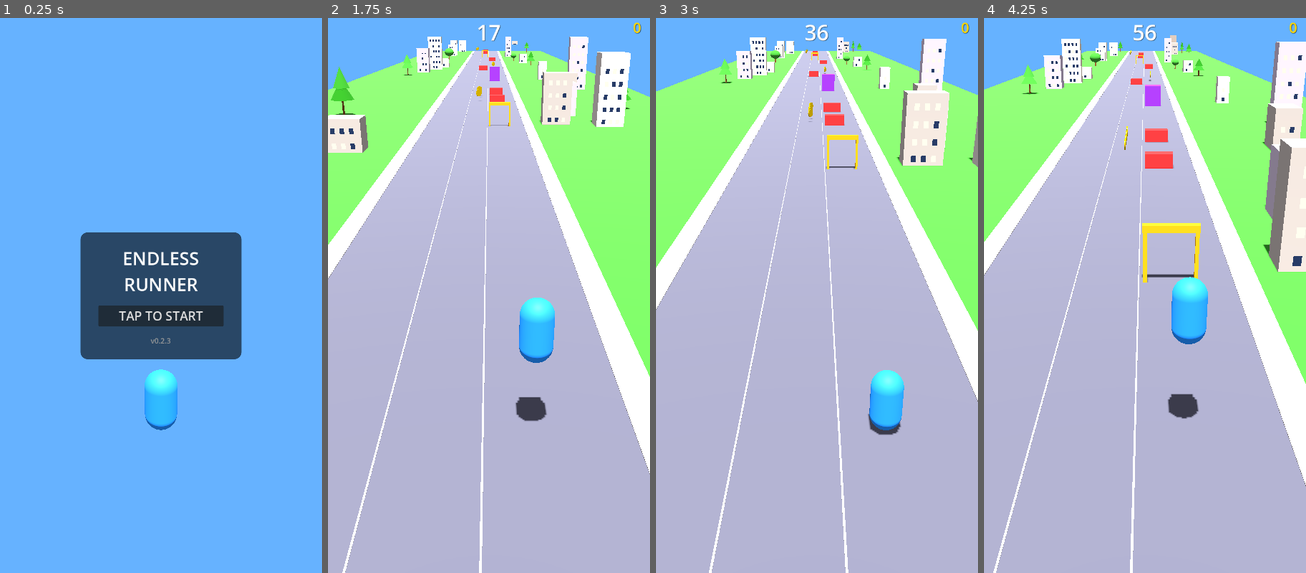
Above: before the commit, frames 1-4 (left to right).
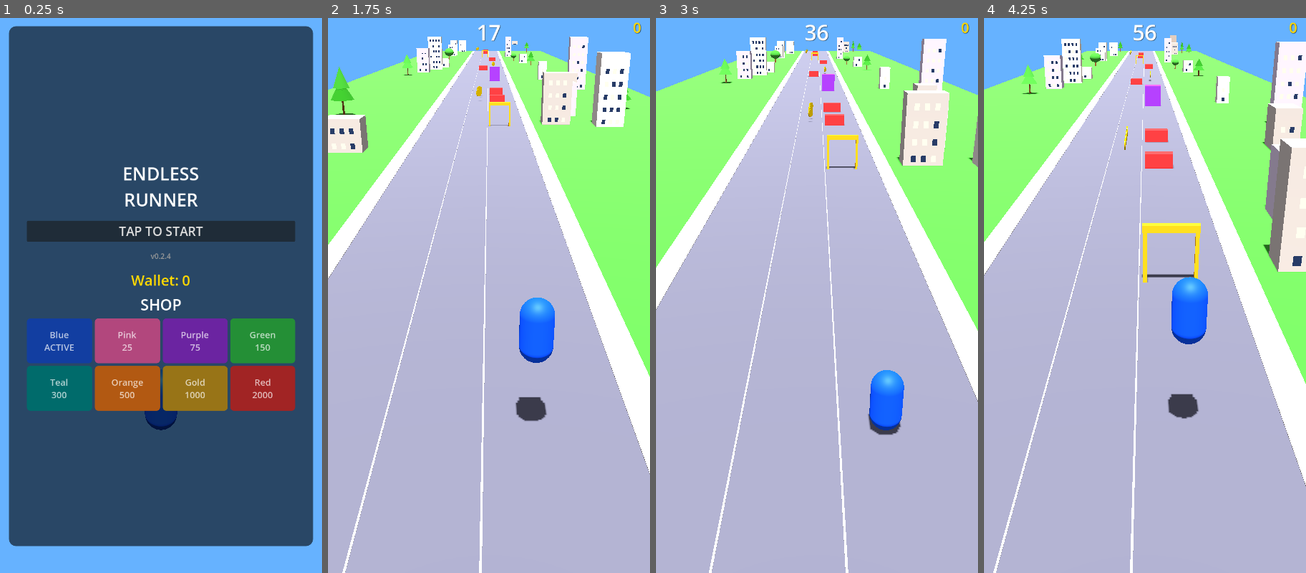
Above: after the commit, the same moments.

Repository: mikhailshilkov/endless-runner
Game: Godot game, scene res://scenes/main.tscn
The game is run twice, just before and just after one commit, with the same random seed, the same clock (stepped at 60 frames per second) and the same inputs.
Inputs (mouse positions are in pixels of both pictures, inside the frame that each line leads up to):
- Up to frame 1 (0.25 s): no input
- Up to frame 2 (1.75 s): click "TAP TO START" at 0.5 s; move the mouse to (559, 256) at 1.27 s; hold D (move_right) from 1.28 s (still down); hold S (slide) from 1.28 s (still down); click (559, 256) at 1.42 s; tap Space (jump) at 1.52 s
- Up to frame 3 (3 s): move the mouse to (752, 312) at 2.02 s; release D (move_right) at 2.03 s; release S (slide) at 2.03 s; hold A (move_left) 2.03-2.78 s; tap S (slide) at 2.1 s; click (752, 312) at 2.17 s; tap Space (jump) at 2.27 s; move the mouse to (849, 162) at 2.77 s; hold D (move_right) from 2.78 s (still down); hold S (slide) from 2.78 s (still down); click (849, 162) at 2.92 s
- Up to frame 4 (4.25 s): keep holding D (move_right); move the mouse to (1128, 400) at 3.52 s; release S (slide) at 3.53 s; tap S (slide) at 3.6 s; click (1128, 400) at 3.67 s; tap Space (jump) at 3.77 s

The runs differ from the first frame. In frame 1, 83% of the frame differs, in the area x 2-98%, y 1-96%; in frame 2, 1.1%; in frame 3, 1.0%; in frame 4, 1.2%.

Commit message:
v0.2.4: Shop UI improvements, reordered skins, font bump
Co-Authored-By: Claude Opus 4.6 (1M context) <noreply@anthropic.com>

Diff:
--- a/scenes/hud.tscn
+++ b/scenes/hud.tscn
@@ -61,10 +61,10 @@
 anchor_top = 0.5
 anchor_right = 0.5
 anchor_bottom = 0.5
-offset_left = -180
-offset_top = -120
-offset_right = 180
-offset_bottom = 120
+offset_left = -340
+offset_top = -580
+offset_right = 340
+offset_bottom = 580
 theme_override_styles/panel = SubResource("StyleBoxFlat_panel")
 
 [node name="VBoxContainer" type="VBoxContainer" parent="StartPanel"]
@@ -89,7 +89,7 @@
 layout_mode = 2
 theme_override_colors/font_color = Color(0.6, 0.6, 0.6, 1)
 theme_override_font_sizes/font_size = 16
-text = "v0.2.3"
+text = "v0.2.4"
 horizontal_alignment = 1
 
 [node name="GameOverPanel" type="PanelContainer" parent="."]
--- a/scripts/game_manager.gd
+++ b/scripts/game_manager.gd
@@ -30,14 +30,14 @@
 
 # Shop / skins
 const SKINS: Array[Dictionary] = [
-	{"name": "Blue", "color": Color(0.2, 0.6, 1.0), "price": 0},
-	{"name": "Red", "color": Color(0.9, 0.2, 0.2), "price": 50},
-	{"name": "Pink", "color": Color(1.0, 0.4, 0.7), "price": 50},
-	{"name": "Green", "color": Color(0.2, 0.8, 0.3), "price": 75},
-	{"name": "Orange", "color": Color(1.0, 0.5, 0.1), "price": 75},
-	{"name": "Purple", "color": Color(0.6, 0.2, 0.9), "price": 100},
-	{"name": "Cyan", "color": Color(0.1, 0.9, 0.9), "price": 100},
-	{"name": "Gold", "color": Color(1.0, 0.8, 0.1), "price": 500},
+	{"name": "Blue", "color": Color(0.1, 0.35, 0.9), "price": 0},
+	{"name": "Pink", "color": Color(1.0, 0.4, 0.7), "price": 25},
+	{"name": "Purple", "color": Color(0.6, 0.2, 0.9), "price": 75},
+	{"name": "Green", "color": Color(0.2, 0.8, 0.3), "price": 150},
+	{"name": "Teal", "color": Color(0.0, 0.6, 0.6), "price": 300},
+	{"name": "Orange", "color": Color(1.0, 0.5, 0.1), "price": 500},
+	{"name": "Gold", "color": Color(0.85, 0.65, 0.13), "price": 1000},
+	{"name": "Red", "color": Color(0.9, 0.2, 0.2), "price": 2000},
 ]
 
 var wallet: int = 0
@@ -133,8 +133,11 @@
 		_save_data()
 
 
+const SAVE_VERSION := 5
+
 func _save_data() -> void:
 	var config := ConfigFile.new()
+	config.set_value("save", "version", SAVE_VERSION)
 	config.set_value("save", "wallet", wallet)
 	config.set_value("save", "owned_skins", owned_skins)
 	config.set_value("save", "selected_skin", selected_skin)
@@ -143,10 +146,21 @@
 
 func _load_save() -> void:
 	var config := ConfigFile.new()
-	if config.load(SAVE_PATH) == OK:
+	if config.load(SAVE_PATH) != OK:
+		return
+	var version: int = config.get_value("save", "version", 1)
+	if version < SAVE_VERSION:
+		# Skin order changed — keep wallet but reset skin selections
 		wallet = config.get_value("save", "wallet", 0)
-		var loaded_owned = config.get_value("save", "owned_skins", [0])
-		owned_skins.clear()
-		for s in loaded_owned:
-			owned_skins.append(s)
-		selected_skin = config.get_value("save", "selected_skin", 0)
+		owned_skins = [0]
+		selected_skin = 0
+		_save_data()
+		return
+	wallet = config.get_value("save", "wallet", 0)
+	var loaded_owned = config.get_value("save", "owned_skins", [0])
+	owned_skins.clear()
+	for s in loaded_owned:
+		owned_skins.append(s)
+	selected_skin = config.get_value("save", "selected_skin", 0)
+	if selected_skin not in owned_skins:
+		selected_skin = 0
--- a/scripts/hud.gd
+++ b/scripts/hud.gd
@@ -8,9 +8,8 @@
 @onready var final_score_label: Label = $GameOverPanel/VBoxContainer/FinalScoreLabel
 @onready var final_coins_label: Label = $GameOverPanel/VBoxContainer/FinalCoinsLabel
 
-var shop_container: GridContainer
+var shop_section: VBoxContainer
 var wallet_label: Label
-var skin_buttons: Array[Button] = []
 
 
 func _ready() -> void:
@@ -30,6 +29,8 @@
 	score_label.visible = false
 	coin_label.visible = false
 	heart_container.visible = false
+	_move_shop_to($StartPanel/VBoxContainer)
+	_refresh_shop()
 
 
 func _on_game_started() -> void:
@@ -47,6 +48,7 @@
 	game_over_panel.visible = true
 	final_score_label.text = "Score: " + str(GameManager.score)
 	final_coins_label.text = "Coins earned: +" + str(GameManager.coins)
+	_move_shop_to($GameOverPanel/VBoxContainer)
 	wallet_label.text = "Wallet: " + str(GameManager.wallet)
 	_refresh_shop()
 
@@ -79,96 +81,126 @@
 func _create_heart_icon() -> Control:
 	var container := Control.new()
 	container.custom_minimum_size = Vector2(28, 28)
-	# Left lobe
 	var left := ColorRect.new()
 	left.color = Color(1.0, 0.15, 0.25, 1)
 	left.position = Vector2(2, 2)
 	left.size = Vector2(12, 12)
 	container.add_child(left)
-	# Right lobe
 	var right := ColorRect.new()
 	right.color = Color(1.0, 0.15, 0.25, 1)
 	right.position = Vector2(14, 2)
 	right.size = Vector2(12, 12)
 	container.add_child(right)
-	# Bottom diamond
 	var bottom := ColorRect.new()
 	bottom.color = Color(1.0, 0.15, 0.25, 1)
 	bottom.position = Vector2(4, 10)
 	bottom.size = Vector2(20, 14)
-	bottom.rotation = 0.785  # 45 degrees
+	bottom.rotation = 0.785
 	bottom.pivot_offset = Vector2(10, 0)
 	container.add_child(bottom)
 	return container
 
 
 func _build_shop() -> void:
-	var vbox: VBoxContainer = $GameOverPanel/VBoxContainer
+	shop_section = VBoxContainer.new()
+	shop_section.add_theme_constant_override("separation", 8)
 
 	# Wallet label
 	wallet_label = Label.new()
 	wallet_label.horizontal_alignment = HORIZONTAL_ALIGNMENT_CENTER
 	wallet_label.add_theme_color_override("font_color", Color(1.0, 0.85, 0.0))
-	wallet_label.add_theme_font_size_override("font_size", 20)
-	wallet_label.text = "Wallet: 0"
-	vbox.add_child(wallet_label)
-	vbox.move_child(wallet_label, 3)  # After FinalCoinsLabel
+	wallet_label.add_theme_font_size_override("font_size", 32)
+	wallet_label.text = "Wallet: " + str(GameManager.wallet)
+	shop_section.add_child(wallet_label)
 
 	# Shop header
 	var shop_label := Label.new()
 	shop_label.text = "SHOP"
 	shop_label.horizontal_alignment = HORIZONTAL_ALIGNMENT_CENTER
 	shop_label.add_theme_color_override("font_color", Color(1, 1, 1))
-	shop_label.add_theme_font_size_override("font_size", 22)
-	vbox.add_child(shop_label)
-	vbox.move_child(shop_label, 4)
-
-	# Grid of skin buttons
-	shop_container = GridContainer.new()
-	shop_container.columns = 4
-	shop_container.add_theme_constant_override("h_separation", 8)
-	shop_container.add_theme_constant_override("v_separation", 8)
-	vbox.add_child(shop_container)
-	vbox.move_child(shop_container, 5)
+	shop_label.add_theme_font_size_override("font_size", 34)
+	shop_section.add_child(shop_label)
+
+	# Grid of skin items
+	var grid := GridContainer.new()
+	grid.columns = 4
+	grid.add_theme_constant_override("h_separation", 6)
+	grid.add_theme_constant_override("v_separation", 6)
+	grid.size_flags_horizontal = Control.SIZE_EXPAND_FILL
+	shop_section.add_child(grid)
 
 	for i in range(GameManager.SKINS.size()):
-		var btn := _create_skin_button(i)
-		shop_container.add_child(btn)
-		skin_buttons.append(btn)
-
-
-func _create_skin_button(index: int) -> Button:
+		var item := _create_skin_item(i)
+		grid.add_child(item)
+
+
+func _create_skin_item(index: int) -> Button:
 	var skin: Dictionary = GameManager.SKINS[index]
+
 	var btn := Button.new()
-	btn.custom_minimum_size = Vector2(70, 60)
-	btn.add_theme_font_size_override("font_size", 11)
+	btn.size_flags_horizontal = Control.SIZE_EXPAND_FILL
+	btn.size_flags_vertical = Control.SIZE_EXPAND_FILL
+	btn.custom_minimum_size = Vector2(0, 100)
+	btn.add_theme_font_size_override("font_size", 20)
+
+	# Color the button background
+	var style := StyleBoxFlat.new()
+	style.bg_color = skin["color"]
+	style.corner_radius_top_left = 8
+	style.corner_radius_top_right = 8
+	style.corner_radius_bottom_left = 8
+	style.corner_radius_bottom_right = 8
+	style.content_margin_top = 8.0
+	style.content_margin_bottom = 8.0
+	style.content_margin_left = 4.0
+	style.content_margin_right = 4.0
+	btn.add_theme_stylebox_override("normal", style)
+
+	var hover_style := style.duplicate()
+	hover_style.bg_color = skin["color"].lightened(0.2)
+	btn.add_theme_stylebox_override("hover", hover_style)
+
+	var pressed_style := style.duplicate()
+	pressed_style.bg_color = skin["color"].darkened(0.2)
+	btn.add_theme_stylebox_override("pressed", pressed_style)
+
+	var disabled_style := style.duplicate()
+	disabled_style.bg_color = skin["color"].darkened(0.3)
+	btn.add_theme_stylebox_override("disabled", disabled_style)
+
+	# White text with shadow for readability
+	btn.add_theme_color_override("font_color", Color.WHITE)
+	btn.add_theme_color_override("font_hover_color", Color.WHITE)
+	btn.add_theme_color_override("font_pressed_color", Color.WHITE)
+	btn.add_theme_color_override("font_disabled_color", Color(1, 1, 1, 0.7))
+	btn.add_theme_color_override("font_shadow_color", Color(0, 0, 0, 0.6))
+	btn.add_theme_constant_override("shadow_offset_x", 1)
+	btn.add_theme_constant_override("shadow_offset_y", 1)
+
 	btn.pressed.connect(_on_skin_button_pressed.bind(index))
-
-	# Add a color swatch as a child
-	var swatch := ColorRect.new()
-	swatch.color = skin["color"]
-	swatch.custom_minimum_size = Vector2(30, 20)
-	swatch.size = Vector2(30, 20)
-	swatch.position = Vector2(20, 4)
-	swatch.mouse_filter = Control.MOUSE_FILTER_IGNORE
-	btn.add_child(swatch)
-
 	return btn
 
 
+func _move_shop_to(parent: VBoxContainer) -> void:
+	if shop_section.get_parent():
+		shop_section.get_parent().remove_child(shop_section)
+	parent.add_child(shop_section)
+
+
 func _refresh_shop() -> void:
-	for i in range(skin_buttons.size()):
-		var btn: Button = skin_buttons[i]
+	var grid: GridContainer = shop_section.get_child(2)
+	for i in range(grid.get_child_count()):
+		var btn: Button = grid.get_child(i) as Button
 		var skin: Dictionary = GameManager.SKINS[i]
 		if i == GameManager.selected_skin:
-			btn.text = "\n" + skin["name"] + "\nACTIVE"
+			btn.text = skin["name"] + "\nACTIVE"
 			btn.disabled = true
 		elif i in GameManager.owned_skins:
-			btn.text = "\n" + skin["name"] + "\nUSE"
+			btn.text = skin["name"] + "\nUSE"
 			btn.disabled = false
 		else:
 			var price: int = skin["price"]
-			btn.text = "\n" + skin["name"] + "\n" + str(price)
+			btn.text = skin["name"] + "\n" + str(price)
 			btn.disabled = GameManager.wallet < price
 
 
